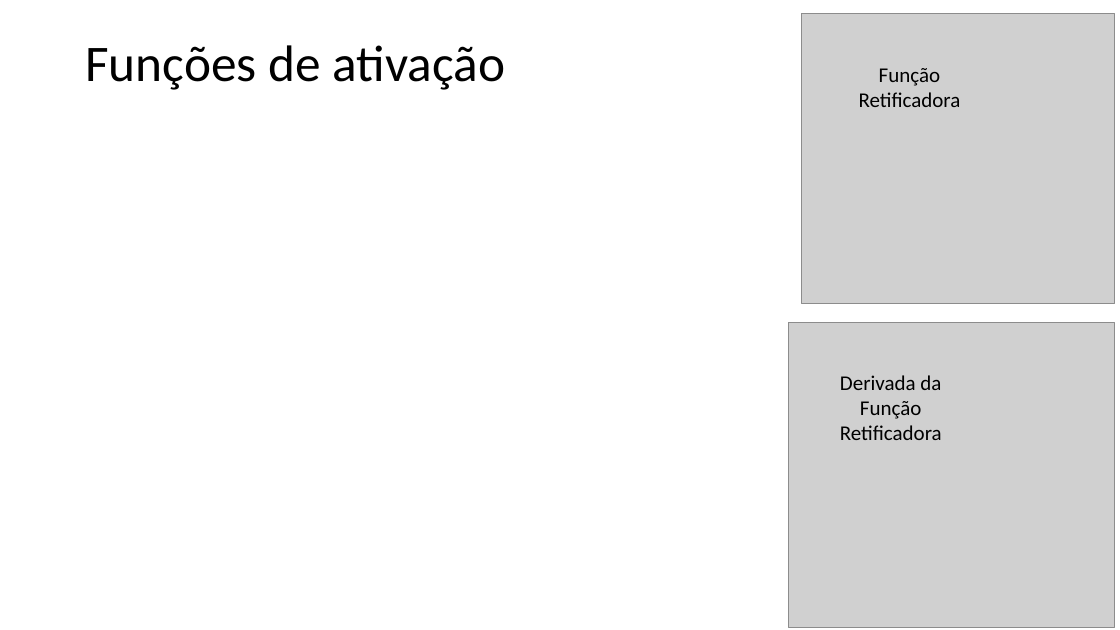
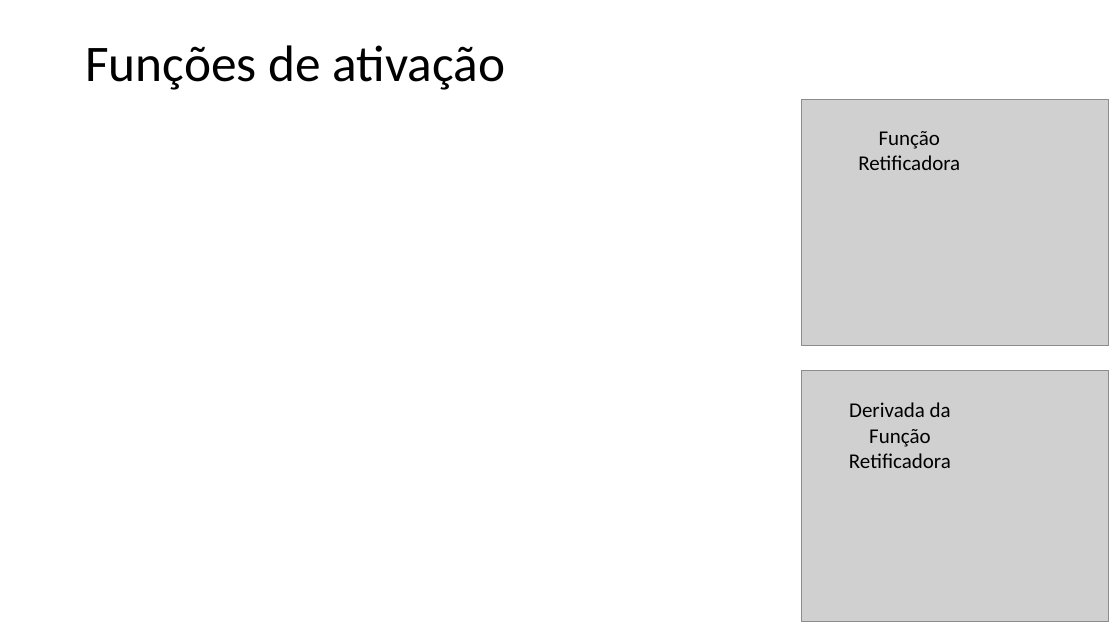
Before and after one commit to zz4fap/t320_aprendizado_de_maquina, a slide deck: slide 13 of slides/T320_Redes_Neurais_Artificiais (Parte II).pptx. Drawn at 1120x630 pixels with LibreOffice and Linux fonts; fonts in the diff are those of the drawing; grey boxes stand for pictures. Boxes give left, top, right and bottom in pixels: in the first picture for what was removed or moved away, otherwise in the second. Text is boxed around its words. In the diff, an @@ line names an element or a change of style, - is before the commit and + after.

```diff
--- a/slides/T320_Redes_Neurais_Artificiais (Parte II).pptx
+++ b/slides/T320_Redes_Neurais_Artificiais (Parte II).pptx
@@ picture: place and size @@
-picture at (802,13,1115,304)
+picture at (802,99,1109,345)
@@ text "Função Retificadora": place and size @@
-text "Função Retificadora" at (859,68,961,107)
+text "Função Retificadora" at (858,131,960,170)
@@ picture: place and size @@
-picture at (788,323,1115,628)
+picture at (802,371,1109,623)
@@ text "Derivada da Função Retificadora": place and size @@
-text "Derivada da Função Retificadora" at (840,375,942,440)
+text "Derivada da Função Retificadora" at (849,402,951,468)
```
Also in this commit, not shown: 6 other slides changed, 1 slide added, 4 other files.
